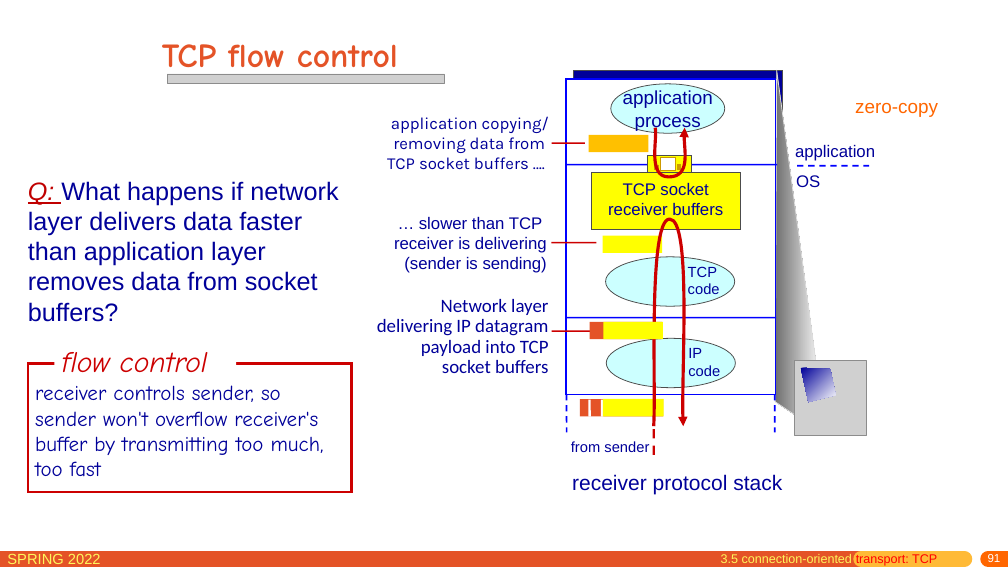
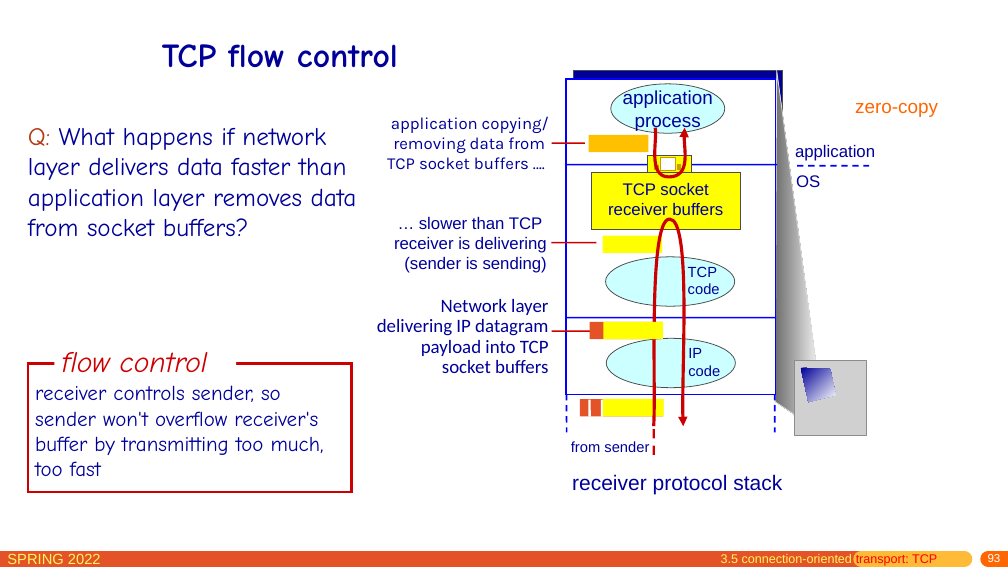
Before and after one commit to network-whu/slides, a slide deck: slide 93 of pptx/chapter3.pptx (slide 91 before the commit). Drawn at 1008x567 pixels with LibreOffice and Linux fonts; fonts in the diff are those of the drawing; grey boxes stand for pictures. Boxes give left, top, right and bottom in pixels: in the first picture for what was removed or moved away, otherwise in the second. Text is boxed around its words. In the diff, an @@ line names an element or a change of style, - is before the commit and + after.

```diff
--- a/pptx/chapter3.pptx
+++ b/pptx/chapter3.pptx
@@ title "TCP flow control" at bbox=[162, 44, 398, 68]: text colour #E45327 to #000099 @@
@@ picture removed at bbox=[167, 74, 445, 84] @@
@@ text "Q: What happens if network ...": place and size @@
-text "Q: What happens if network ..." at bbox=[28, 181, 338, 322]
+text "Q: What happens if network ..." at bbox=[28, 128, 357, 237]
@@ text "Q: What happens if network ..." at bbox=[28, 128, 357, 237]: font Arial to Comic Neue; text colour #C00000 to #B23B16, italic off, underline off in "Q:" @@
@@ page number at bbox=[988, 554, 1001, 562]: text changed @@
-91
+93
```
Also in this commit, not shown: 60 other slides changed, 9 slides added, 1 slide removed.
